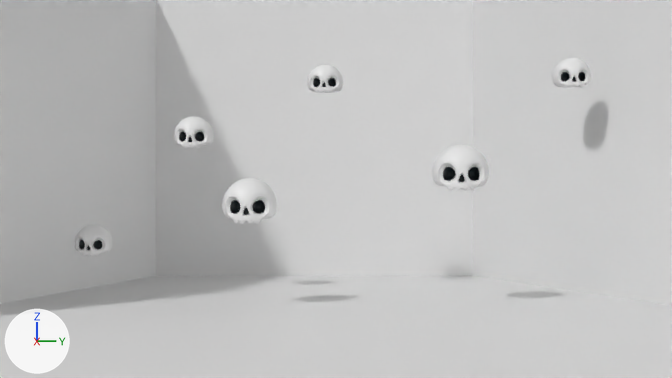
An edit to the Blender file title_field.blend, drawn before and after from the same camera.
One viewpoint serves both versions: the file's camera 'カメラ'. Arrows for +X, +Y and +Z are at lower left; the lights stay in place.

The first picture shows 'ANIME_OBJ.001', 'ANIME_OBJ.002', 'ANIME_OBJ.003', 'ANIME_OBJ.004', 'ANIME_OBJ.005', 'ANIME_OBJ.006', 'Ground001', 'Ground002', 'Ground002.001', 'Ground002.002'.
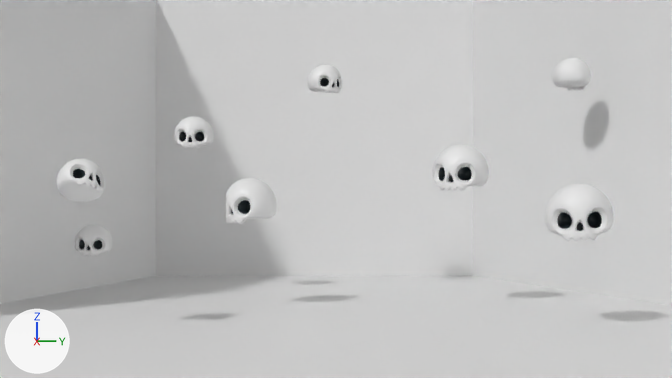
Where the change shows, as pixel boxes (x1, y1, x2, y2) in the pictures (672 x 378 px):
'ANIME_OBJ.007', added: after (545, 184, 614, 241)
    faces in mat_white_007 (white #e7e7e7): (545, 184, 614, 241)
    faces in mat_black_007 (dark cyan #263236): (557, 212, 602, 231)
'ANIME_OBJ.002', turned: before (432, 145, 489, 191); after (433, 145, 489, 191)
'ANIME_OBJ.003', turned: before (222, 178, 277, 224); after (226, 178, 277, 224)
'ANIME_OBJ.008', added: after (56, 159, 105, 202)
    faces in mat_white_008 (white #e7e7e7): (56, 159, 105, 202)
    faces in mat_black_008 (dark cyan #263236): (73, 169, 100, 186)
'ANIME_OBJ.005', turned: before (552, 58, 591, 88); after (552, 58, 591, 91)
'ANIME_OBJ.004', turned: before (307, 65, 343, 93); after (308, 65, 342, 94)

What changed in the scene script:
```text
Add mat_black_008:
    mat_black_008 = principled_material('Black.008')
    mat_black_008.base_color = (0.0198, 0.0321, 0.0374)  # dark cyan #263236
Add mat_white_008:
    mat_white_008 = principled_material('White.008')
    mat_white_008.base_color = (0.799, 0.799, 0.799)  # white #e7e7e7
    mat_white_008.roughness = 0.4
Add mat_black_007:
    mat_black_007 = principled_material('Black.007')
    mat_black_007.base_color = (0.0198, 0.0321, 0.0374)  # dark cyan #263236
Add mat_white_007:
    mat_white_007 = principled_material('White.007')
    mat_white_007.base_color = (0.799, 0.799, 0.799)  # white #e7e7e7
    mat_white_007.roughness = 0.4
Add me_skull_cube_008:
    me_skull_cube_008.from_pydata(...)  # 739 vertices, 825 faces; spans x -0.475..0.48, y 0.136..0.929, z -0.446..0.47
    # faces by material slot: [673, 152]
    me_skull_cube_008.materials.append(mat_white_008)  # white #e7e7e7
    me_skull_cube_008.materials.append(mat_black_008)  # dark cyan #263236
Add me_skull_cube_007:
    me_skull_cube_007.from_pydata(...)  # 739 vertices, 825 faces; spans x -0.475..0.48, y 0.136..0.929, z -0.446..0.47
    # faces by material slot: [673, 152]
    me_skull_cube_007.materials.append(mat_white_007)  # white #e7e7e7
    me_skull_cube_007.materials.append(mat_black_007)  # dark cyan #263236
Change ob_anime_obj_002:
    ob_anime_obj_002.rotation_euler: (1.571, 0.0, -1.639) -> (1.571, 0.0, -2.138)  # degrees (90, 0, -94) -> degrees (90, 0, -122)
Change ob_anime_obj_003:
    ob_anime_obj_003.rotation_euler: (1.571, 0.0, -1.639) -> (1.571, 0.0, -2.396)  # degrees (90, 0, -94) -> degrees (90, 0, -137)
Change ob_anime_obj_004:
    ob_anime_obj_004.rotation_euler: (1.571, 0.0, -1.639) -> (1.571, 0.0, -0.965)  # degrees (90, 0, -94) -> degrees (90, 0, -55)
Change ob_anime_obj_005:
    ob_anime_obj_005.rotation_euler: (1.571, 0.0, -1.639) -> (1.571, 0.0, 0.975)  # degrees (90, 0, -94) -> degrees (90, 0, 56)
Add ob_anime_obj_008:
    ob_anime_obj_008 = bpy.data.objects.new('ANIME_OBJ.008', me_skull_cube_008)
    ob_anime_obj_008.location = (-4.56, -1.25, -0.06)
    ob_anime_obj_008.rotation_euler = (2.08, -0.317, -0.889)  # degrees (119, -18, -51)
    ob_anime_obj_008.scale = (0.247, 0.247, 0.247)
Add ob_anime_obj_007:
    ob_anime_obj_007 = bpy.data.objects.new('ANIME_OBJ.007', me_skull_cube_007)
    ob_anime_obj_007.location = (-4.819, 1.261, -0.303)
    ob_anime_obj_007.rotation_euler = (1.509, 0.0359, -1.806)  # degrees (86, 2.1, -103)
    ob_anime_obj_007.scale = (0.356, 0.356, 0.356)
```
